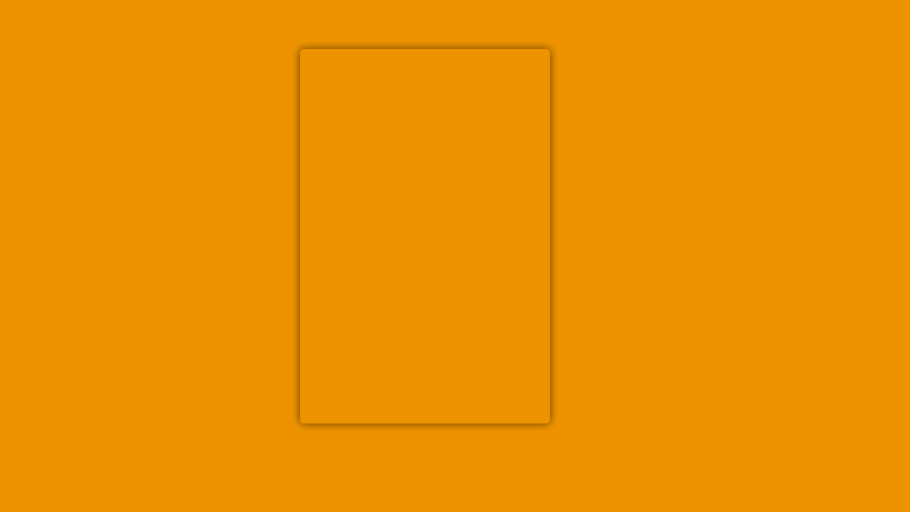
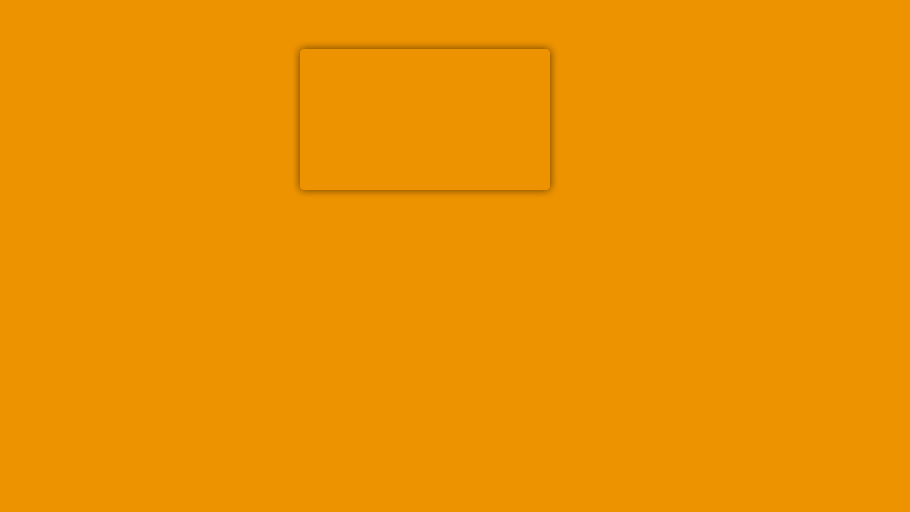
Layers edited between the first and the second 910x512 image:
added group "wide videoscreen" with 2 layers above "square videoscreen" over (300, 186, 550, 198)
added layer "shadow" (3rd of 7, in "wide videoscreen") in group "wide videoscreen" over (300, 186, 550, 190)
hid group "poster videoscreen" (2 layers) over (300, 186, 550, 424)
